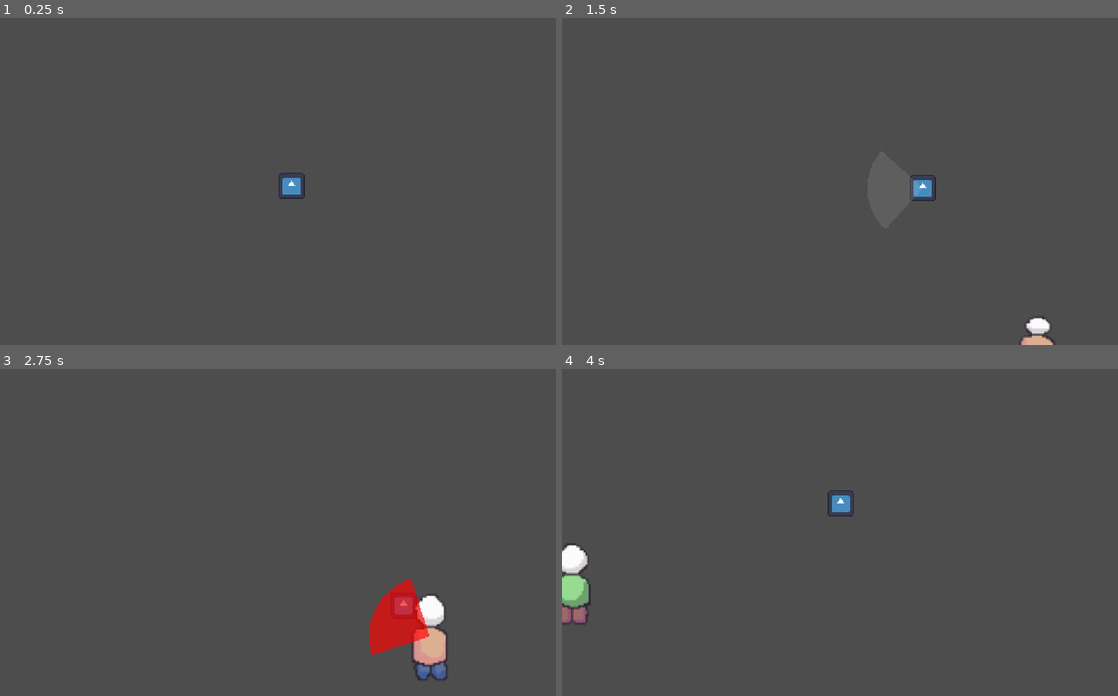
Above: before the commit, frames 1-4 (two rows, left to right).
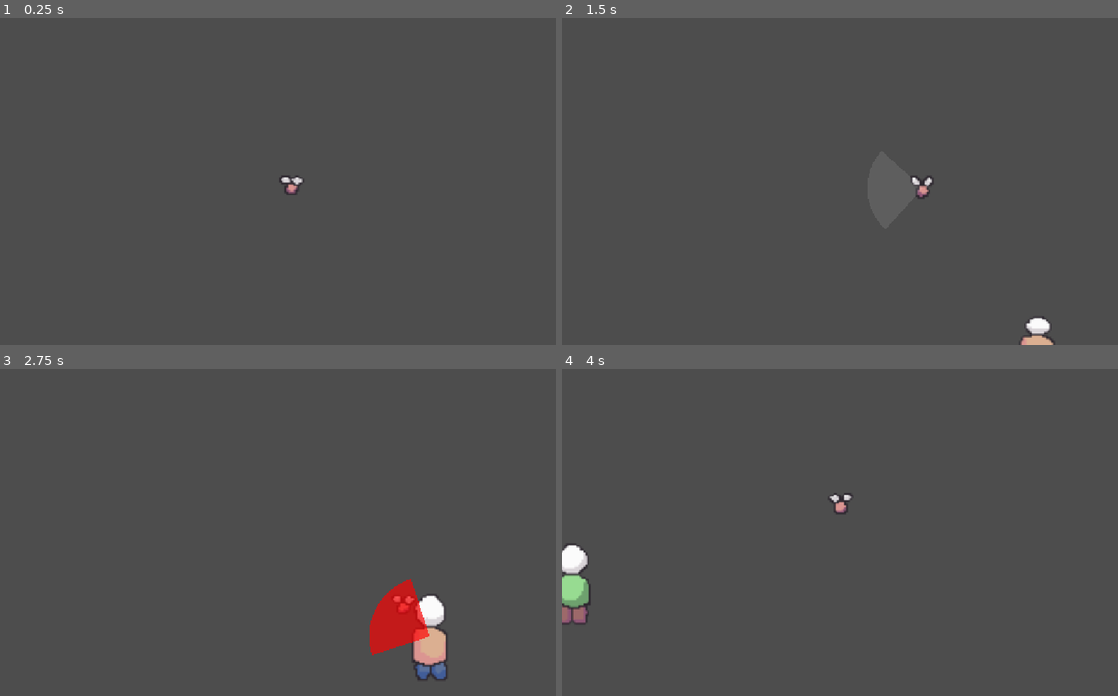
Above: after the commit, the same moments.

Repository: Finity16/bug-off-
Game: Godot game, scene res://scenes/main.tscn
The game is run twice, just before and just after one commit, with the same random seed, the same clock (stepped at 60 frames per second) and the same inputs. The engine's default icon, where the game draws it, is replaced by a stand-in: a white triangle on a blue panel in a dark square.
Inputs (mouse positions are in pixels of both pictures, inside the frame that each line leads up to):
- Up to frame 1 (0.25 s): no input
- Up to frame 2 (1.5 s): move the mouse to (979, 165) at 0.52 s; hold D (move_right) 0.53-1.28 s; click (979, 165) at 0.6 s; move the mouse to (734, 197) at 1.27 s; hold S (move_down) from 1.28 s (still down); click (734, 197) at 1.35 s
- Up to frame 3 (2.75 s): move the mouse to (350, 460) at 2.02 s; release S (move_down) at 2.03 s; hold D (move_right) from 2.03 s (still down); click (350, 460) at 2.1 s
- Up to frame 4 (4 s): move the mouse to (823, 597) at 2.77 s; release D (move_right) at 2.78 s; hold W (move_up) 2.78-3.53 s; click (823, 597) at 2.85 s; move the mouse to (1029, 581) at 3.52 s; hold A (move_left) from 3.53 s (still down); click (1029, 581) at 3.6 s

The runs differ from the first frame. In frame 1, 0.3% of the frame differs, in the area x 50-55%, y 47-56%; in frame 2, 0.3%, in the area x 62-68%, y 48-56%; in frame 3, 0.2%; in frame 4, 0.3%.

Commit message:
Added player animation

Diff:
--- a/scenes/player.gd
+++ b/scenes/player.gd
@@ -7,7 +7,10 @@
 @export var attack_stun := 0.2
 @export var attack_radius := 110.0
 @export var attack_arc := 90.0
+@export var frame_width := 32
+@export var fly_fps := 12.0
 
+@onready var sprite: AnimatedSprite2D = $AnimatedSprite2D
 @onready var pivot: Node2D = $Pivot
 @onready var body_shape: CollisionShape2D = $CollisionShape2D
 
@@ -25,6 +28,8 @@
 	wedge.polygon = make_wedge(attack_radius, attack_arc)
 	wedge.color = Color(1, 1, 1, 0)
 	pivot.add_child(wedge)
+	sprite.sprite_frames = build_frames("res://art/Bug.png")
+	sprite.play("fly")
 
 func make_wedge(radius: float, arc_degrees: float) -> PackedVector2Array:
 	var points := PackedVector2Array([Vector2.ZERO])
@@ -59,6 +64,7 @@
 
 	facing = (get_global_mouse_position() - global_position).normalized()
 	pivot.rotation = facing.angle()
+	sprite.flip_h = facing.x < 0
 
 	if Input.is_action_just_pressed("attack") and can_attack:
 		attack()
@@ -100,3 +106,18 @@
 	print("squashed!")
 	await get_tree().create_timer(0.6).timeout
 	get_tree().reload_current_scene()
+
+func build_frames(path: String) -> SpriteFrames:
+	var sheet: Texture2D = load(path)
+	var total := int(sheet.get_width() / frame_width)
+	var frames := SpriteFrames.new()
+	frames.remove_animation("default")
+	frames.add_animation("fly")
+	frames.set_animation_speed("fly", fly_fps)
+	frames.set_animation_loop("fly", true)
+	for i in maxi(total, 1):
+		var atlas := AtlasTexture.new()
+		atlas.atlas = sheet
+		atlas.region = Rect2(i * frame_width, 0, frame_width, sheet.get_height())
+		frames.add_frame("fly", atlas)
+	return frames
--- a/scenes/player.tscn
+++ b/scenes/player.tscn
@@ -1,6 +1,5 @@
 [gd_scene format=3 uid="uid://b8x0v32cc5hu6"]
 
-[ext_resource type="Texture2D" uid="uid://bla28axqtttob" path="res://icon.svg" id="1_3vyb7"]
 [ext_resource type="Script" uid="uid://r2qsavqmb20f" path="res://scenes/player.gd" id="1_g2els"]
 
 [sub_resource type="CircleShape2D" id="CircleShape2D_ob1uy"]
@@ -11,10 +10,10 @@
 
 [node name="Player" type="CharacterBody2D" unique_id=804416360]
 script = ExtResource("1_g2els")
+frame_width = 16
 
-[node name="Sprite2D" type="Sprite2D" parent="." unique_id=1795553929]
-scale = Vector2(0.4, 0.4)
-texture = ExtResource("1_3vyb7")
+[node name="AnimatedSprite2D" type="AnimatedSprite2D" parent="." unique_id=606952571]
+scale = Vector2(3.5, 3.5)
 
 [node name="CollisionShape2D" type="CollisionShape2D" parent="." unique_id=1989413691]
 shape = SubResource("CircleShape2D_ob1uy")
Binary file added: art/Bug.png
Not shown, added: art/Bug.png.import
